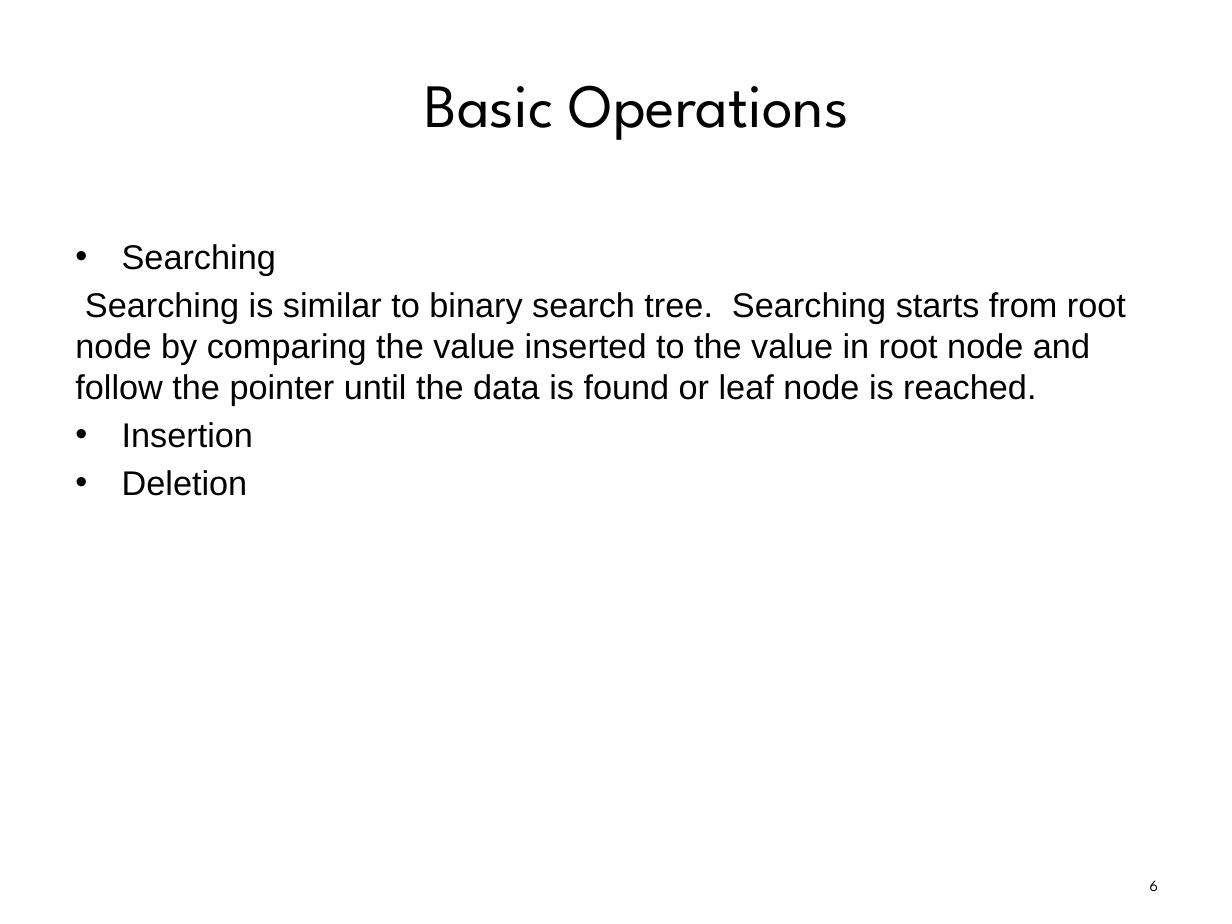
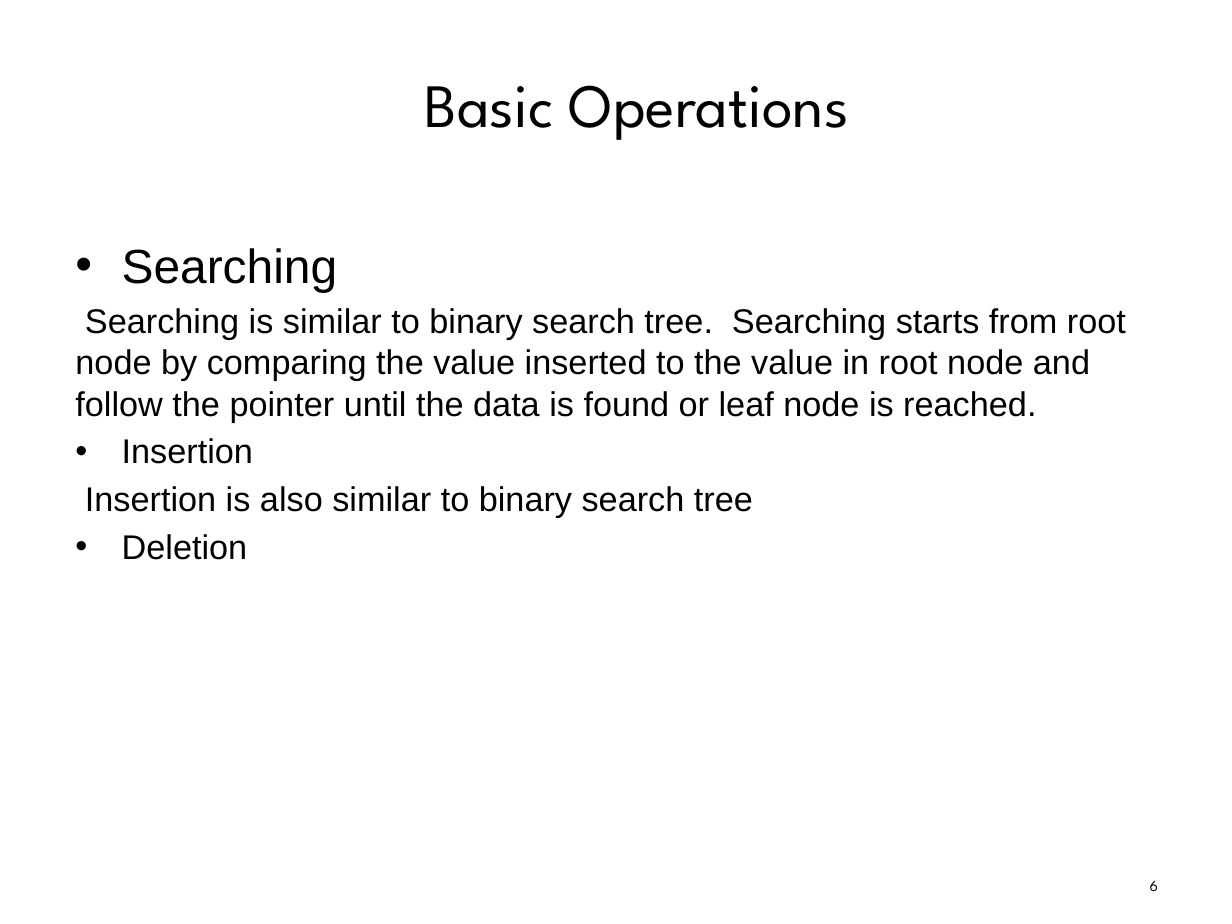
Before and after one commit to praash47/dsa, a slide deck: slide 6 of red_black_tree.pptx. Drawn at 1232x924 pixels with LibreOffice and Linux fonts; fonts in the diff are those of the drawing; background and template pictures are left out. Boxes give left, top, right and bottom in pixels: in the first picture for what was removed or moved away, otherwise in the second. Text is boxed around its words. In the diff, an @@ line names an element or a change of style, - is before the commit and + after.

```diff
--- a/red_black_tree.pptx
+++ b/red_black_tree.pptx
@@ text at [122,248,338,292]: size 20 to 28 pt in "Searching"; more space between paragraphs @@
@@ text at [85,486,753,518]: paragraph added @@
+Insertion is also similar to binary search tree
```
Also in this commit, not shown: 1 other slide changed.
